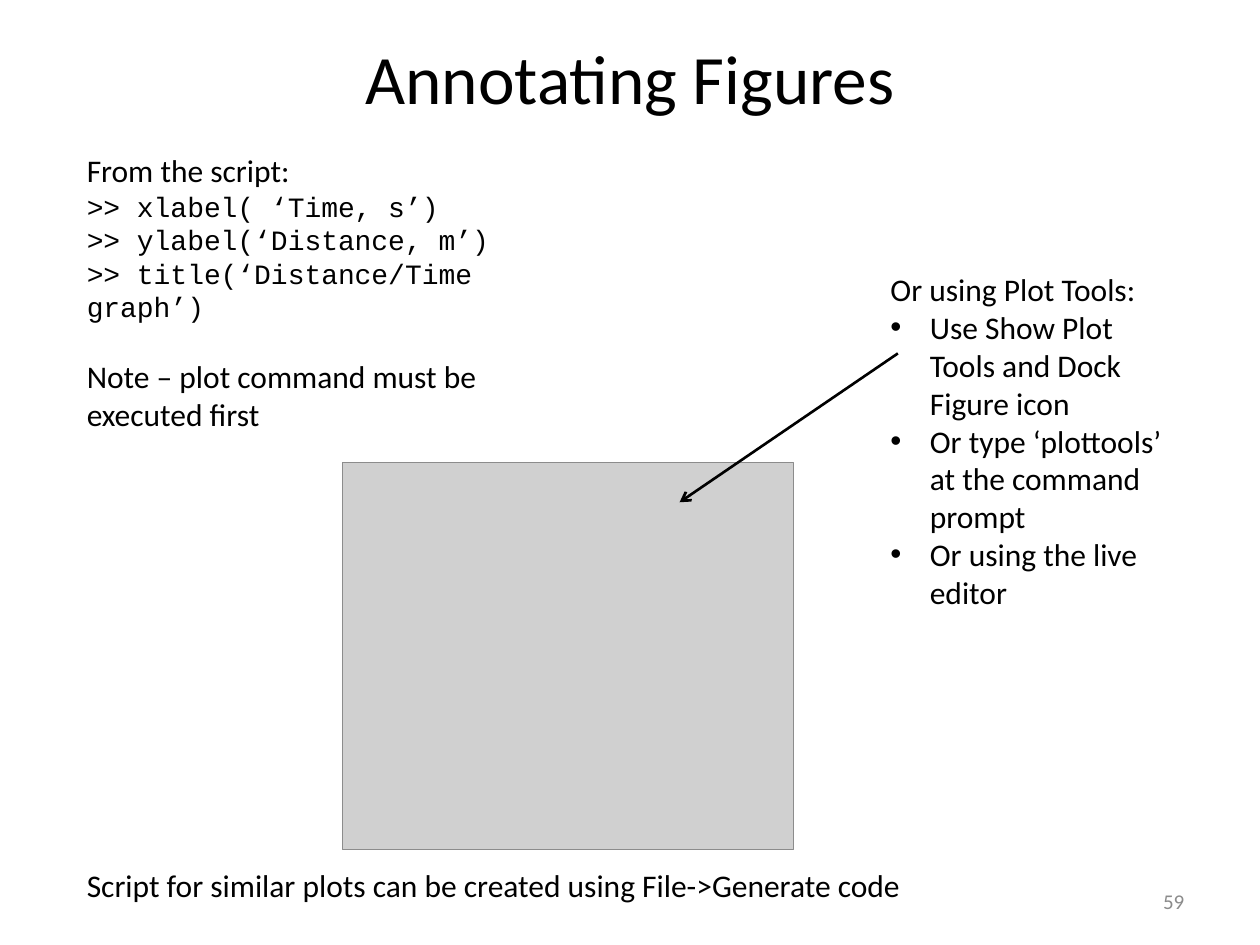
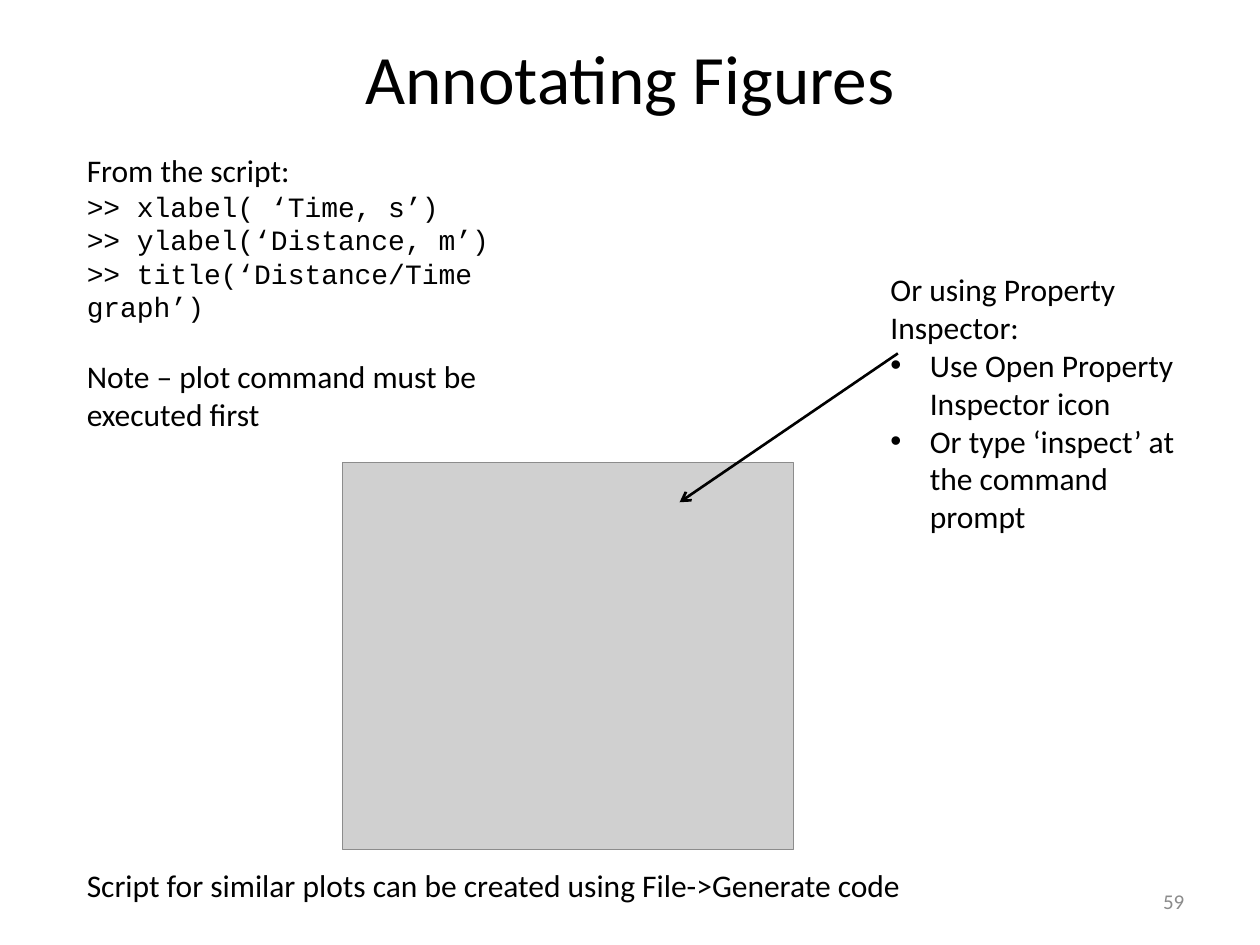
Before and after one commit to louisepb/MatlabBasicCourse, a slide deck: slide 59 of Introduction to MATLAB for Engineers.pptx. Drawn at 1260x945 pixels with LibreOffice and Linux fonts; fonts in the diff are those of the drawing; grey boxes stand for pictures. Boxes give left, top, right and bottom in pixels: in the first picture for what was removed or moved away, otherwise in the second. Text is boxed around its words. In the diff, an @@ line names an element or a change of style, - is before the commit and + after.

Commit message:
Updated plottools to property inspector

```diff
--- a/Introduction to MATLAB for Engineers.pptx
+++ b/Introduction to MATLAB for Engineers.pptx
@@ text at bbox=[890, 279, 1174, 533]: text changed @@
-Or using Plot Tools:
-• Use Show Plot Tools and Dock Figure icon
-• Or type ‘plottools’ at the command prompt
-• Or using the live editor
+Or using Property Inspector:
+• Use Open Property Inspector icon
+• Or type ‘inspect’ at the command prompt
```
Also in this commit, not shown: 3 other slides changed, 3 slides added, 1 other file.
